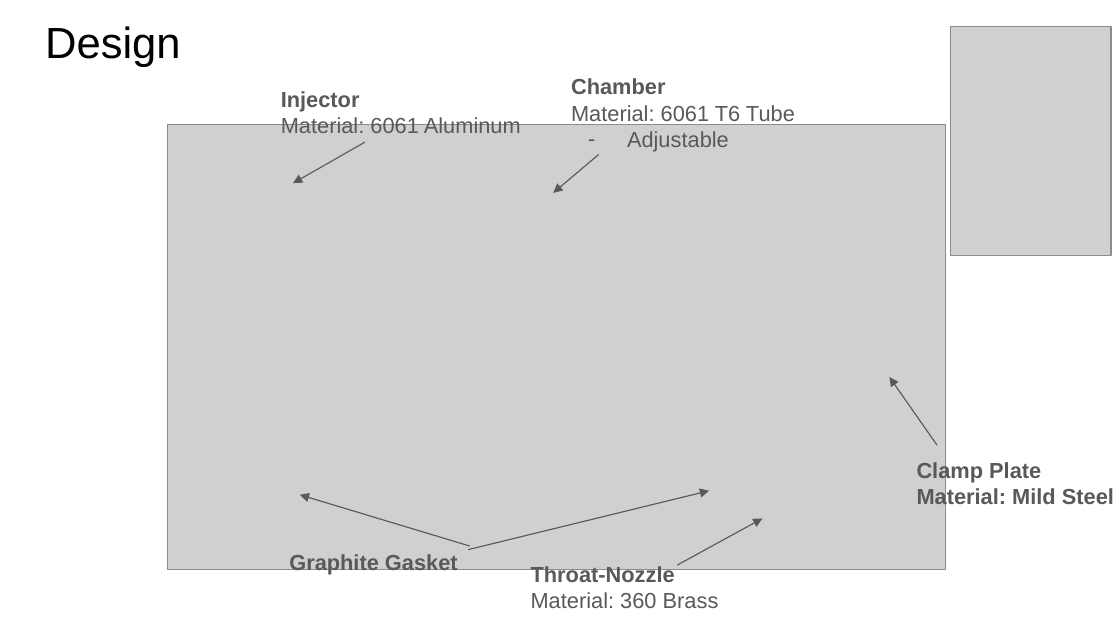
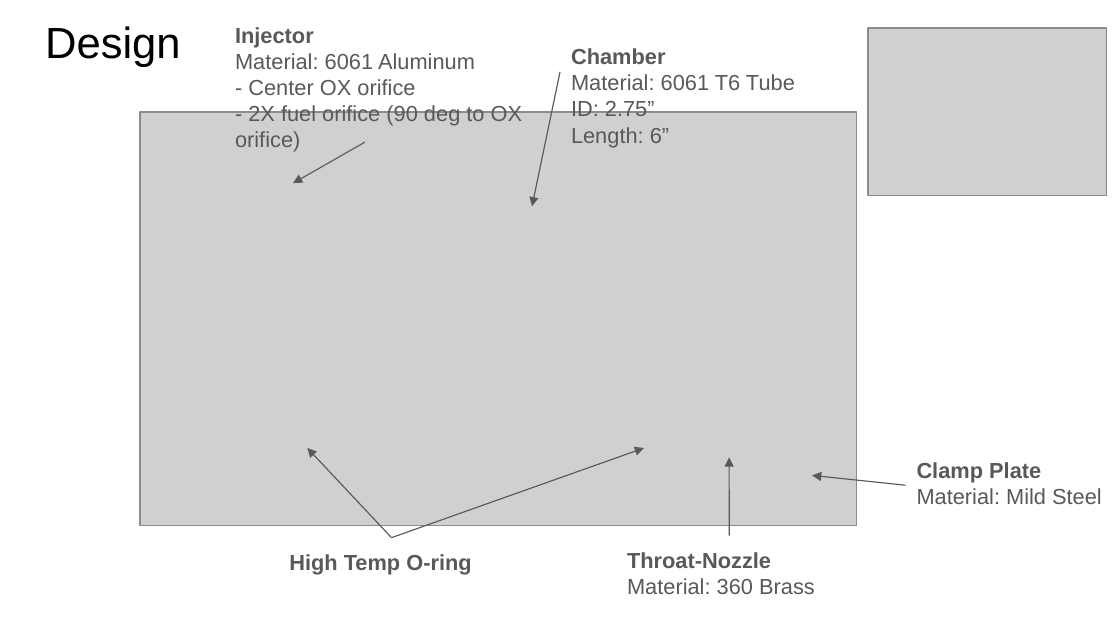
Before and after one commit to ControlSoup/Thrusty, a slide deck: slide 5 of projects/nitrious_engine/presentations/Review.odp. Drawn at 1120x630 pixels with LibreOffice and Linux fonts; fonts in the diff are those of the drawing; grey boxes stand for pictures. Boxes give left, top, right and bottom in pixels: in the first picture for what was removed or moved away, otherwise in the second. Text is boxed around its words. In the diff, an @@ line names an element or a change of style, - is before the commit and + after.

Commit message:
ppt updates

```diff
--- a/projects/nitrious_engine/presentations/Review.odp
+++ b/projects/nitrious_engine/presentations/Review.odp
@@ text "Injector": place and size @@
-text "Injector" at [281, 91, 521, 133]
+text "Injector" at [235, 27, 522, 152]
@@ picture: place and size @@
-picture at [951, 27, 1112, 256]
+picture at [868, 28, 1107, 196]
@@ text "Chamber Material: 6061 T6 Tube": place and size @@
-text "Chamber Material: 6061 T6 Tube" at [571, 78, 795, 151]
+text "Chamber Material: 6061 T6 Tube" at [571, 48, 795, 147]
@@ text at [235, 79, 522, 152]: paragraphs added @@
+- Center OX orifice
+- 2X fuel orifice (90 deg to OX orifice)
@@ arrow moved from (598, 155) - (553, 193) to (560, 72) - (532, 206) @@
@@ picture: place and size @@
-picture at [168, 124, 945, 569]
+picture at [140, 112, 857, 525]
@@ text at [571, 99, 669, 147]: text changed @@
-– Adjustable
+ID: 2.75”
+Length: 6”
@@ arrow removed from (937, 445) to (889, 377) @@
@@ arrow moved from (469, 547) - (300, 495) to (392, 538) - (307, 448) @@
@@ arrow moved from (468, 550) - (709, 491) to (392, 538) - (644, 448) @@
@@ arrow moved from (678, 566) - (763, 519) to (729, 535) - (729, 457) @@
@@ arrow added from (906, 485) to (812, 475), #595959 0.74 pt @@
@@ text at [917, 488, 1102, 504]: bold off in "Material: Mild Steel" @@
@@ text "Throat-Nozzle": place and size @@
-text "Throat-Nozzle" at [531, 566, 719, 608]
+text "Throat-Nozzle" at [627, 552, 815, 594]
@@ text at [289, 554, 471, 575]: text changed @@
-Graphite Gasket
+High Temp O-ring
```
Also in this commit, not shown: 5 other slides changed, 1 slide removed.
